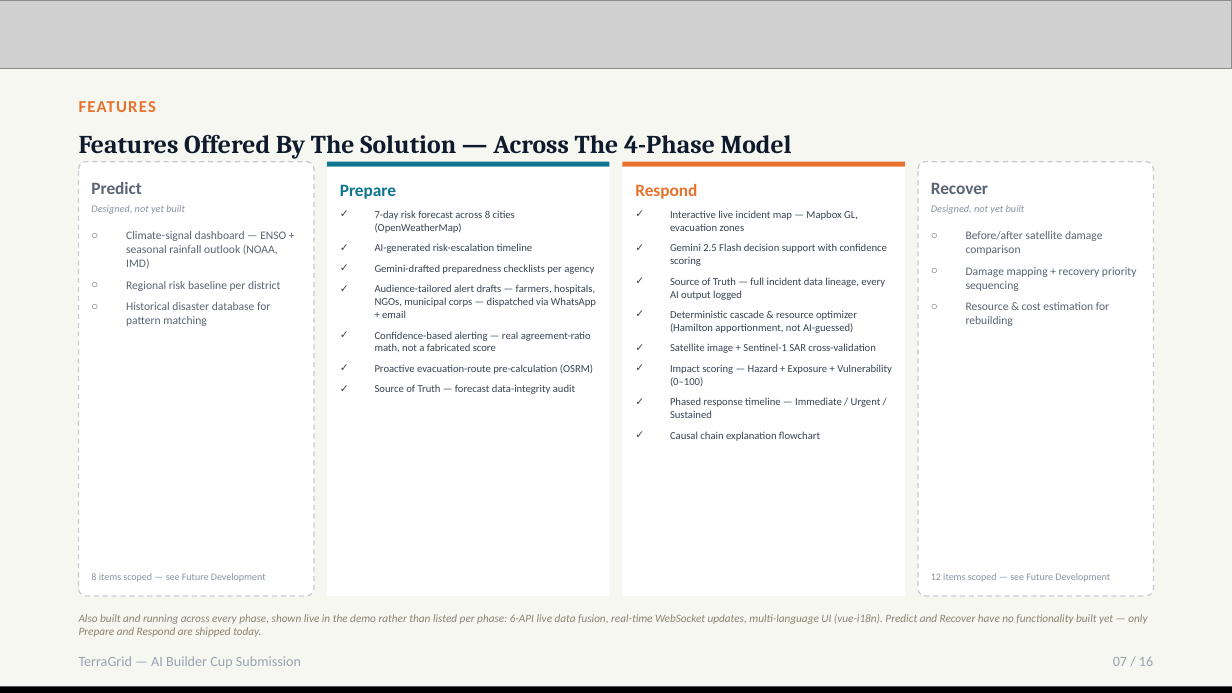
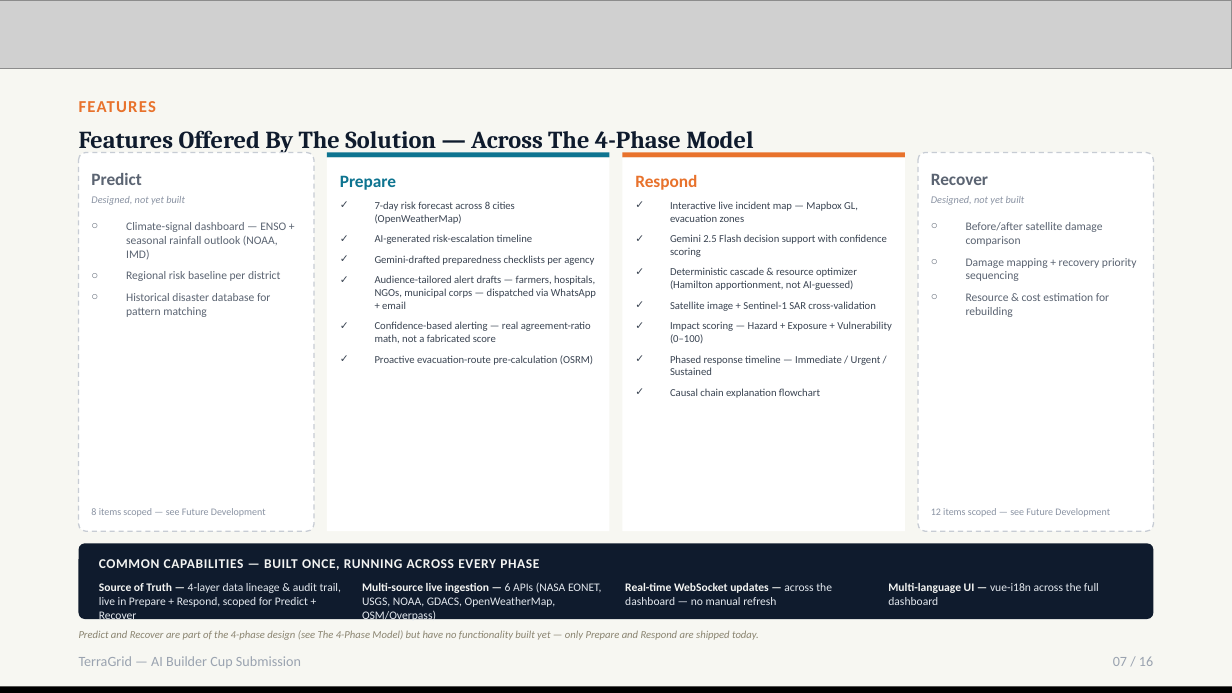
Before and after one commit to sandeshshinde284-bit/terragrid-platform, a slide deck: slide 7 of docs/PPT/TerraGrid_AI_Builder_Cup_Submission_copilot_terragrid.pptx. Drawn at 1232x693 pixels with LibreOffice and Linux fonts; fonts in the diff are those of the drawing; grey boxes stand for pictures. Boxes give left, top, right and bottom in pixels: in the first picture for what was removed or moved away, otherwise in the second. Text is boxed around its words. In the diff, an @@ line names an element or a change of style, - is before the commit and + after.

```diff
--- a/docs/PPT/TerraGrid_AI_Builder_Cup_Submission_copilot_terragrid.pptx
+++ b/docs/PPT/TerraGrid_AI_Builder_Cup_Submission_copilot_terragrid.pptx
@@ text "Features Offered By The Solution ..." at (x1=79, y1=130, x2=753, y2=154): size 20 to 19 pt @@
@@ rounded rectangle resized from (x1=79, y1=162, x2=314, y2=596) to (x1=79, y1=152, x2=314, y2=531) @@
@@ rectangle resized from (x1=327, y1=166, x2=610, y2=595) to (x1=327, y1=158, x2=610, y2=531) @@
@@ 6 texts, 2 rectangles moved together from (x1=91, y1=162, x2=1025, y2=214) to (x1=91, y1=152, x2=1025, y2=205) @@
@@ rectangle resized from (x1=623, y1=166, x2=906, y2=595) to (x1=623, y1=158, x2=906, y2=531) @@
@@ rounded rectangle resized from (x1=918, y1=162, x2=1153, y2=596) to (x1=918, y1=152, x2=1153, y2=531) @@
@@ text "7-day risk forecast across 8 ..." moved from (x1=375, y1=210, x2=594, y2=394) to (x1=375, y1=201, x2=596, y2=365) @@
@@ text "Interactive live incident map — ..." moved from (x1=670, y1=210, x2=892, y2=441) to (x1=670, y1=201, x2=892, y2=398) @@
@@ text "Climate-signal dashboard — ENSO + ..." moved from (x1=126, y1=231, x2=286, y2=326) to (x1=126, y1=222, x2=286, y2=317) @@
@@ text "Before/after satellite damage comparison" moved from (x1=966, y1=231, x2=1137, y2=326) to (x1=966, y1=222, x2=1137, y2=317) @@
@@ text at (x1=670, y1=277, x2=885, y2=300): paragraph removed @@
-✓ Source of Truth — full incident data lineage, every AI output logged
@@ text at (x1=375, y1=384, x2=575, y2=394): paragraph removed @@
-✓ Source of Truth — forecast data-integrity audit
@@ text "8 items scoped — see ..." moved from (x1=91, y1=573, x2=266, y2=582) to (x1=91, y1=508, x2=266, y2=517) @@
@@ text "12 items scoped — see ..." moved from (x1=931, y1=573, x2=1110, y2=582) to (x1=931, y1=508, x2=1110, y2=517) @@
@@ rounded rectangle added at (x1=79, y1=543, x2=1153, y2=619), fill #0F1B2D @@
@@ text added at (x1=99, y1=559, x2=539, y2=570), 10.5 pt, text #F3F4F2, bold @@
+COMMON CAPABILITIES — BUILT ONCE, RUNNING ACROSS EVERY PHASE
@@ text added at (x1=99, y1=583, x2=341, y2=623), 9 pt, text #E3E8EE @@
+Source of Truth — 4-layer data lineage & audit trail, live in Prepare + Respond, scoped for Predict + Recover
@@ text added at (x1=362, y1=583, x2=602, y2=623), 9 pt, text #E3E8EE @@
+Multi-source live ingestion — 6 APIs (NASA EONET, USGS, NOAA, GDACS, OpenWeatherMap, OSM/Overpass)
@@ text added at (x1=625, y1=583, x2=832, y2=605), 9 pt, text #E3E8EE @@
+Real-time WebSocket updates — across the dashboard — no manual refresh
@@ text added at (x1=888, y1=583, x2=1099, y2=605), 9 pt, text #E3E8EE @@
+Multi-language UI — vue-i18n across the full dashboard
@@ text at (x1=79, y1=630, x2=759, y2=640): text changed; size 8.8 to 8.3 pt @@
-Also built and running across every phase, shown live in the demo rather than listed per phase: 6-API live data fusion, real-time WebSocket updates, multi-language UI (vue-i18n). Predict and Recover have no functionality built yet — only Prepare and Respond are shipped today.
+Predict and Recover are part of the 4-phase design (see The 4-Phase Model) but have no functionality built yet — only Prepare and Respond are shipped today.
```
